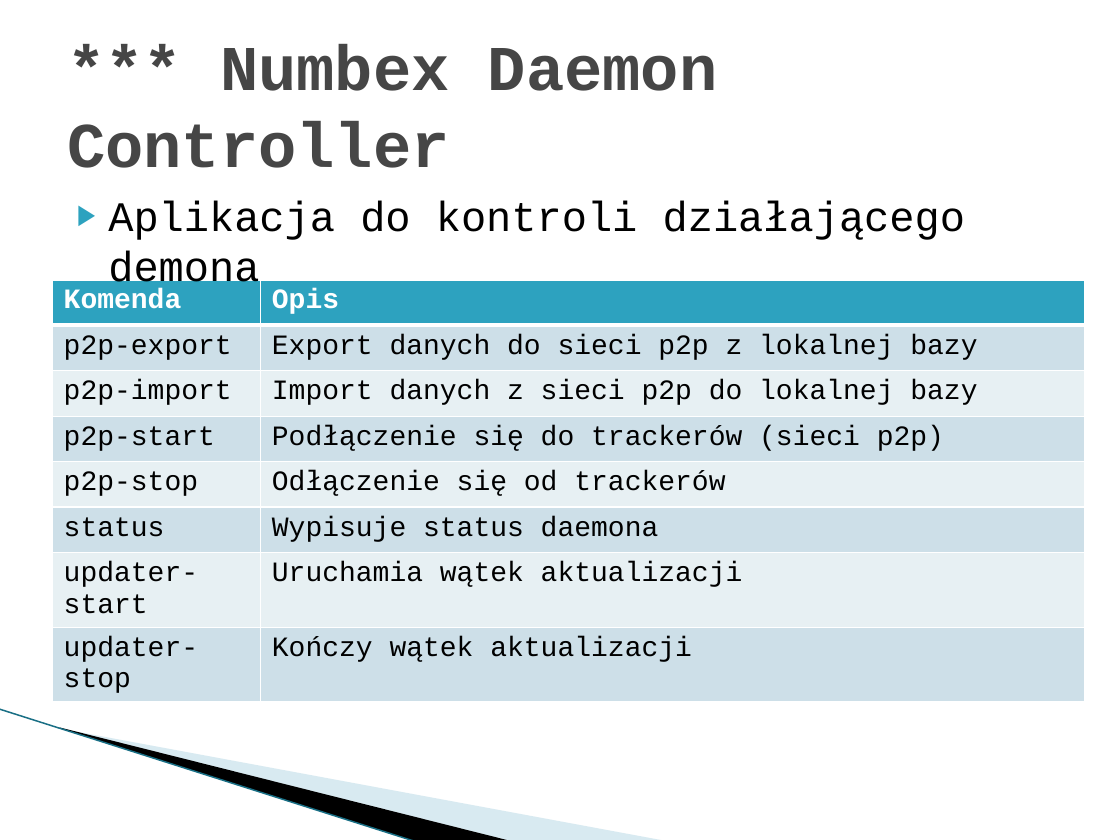
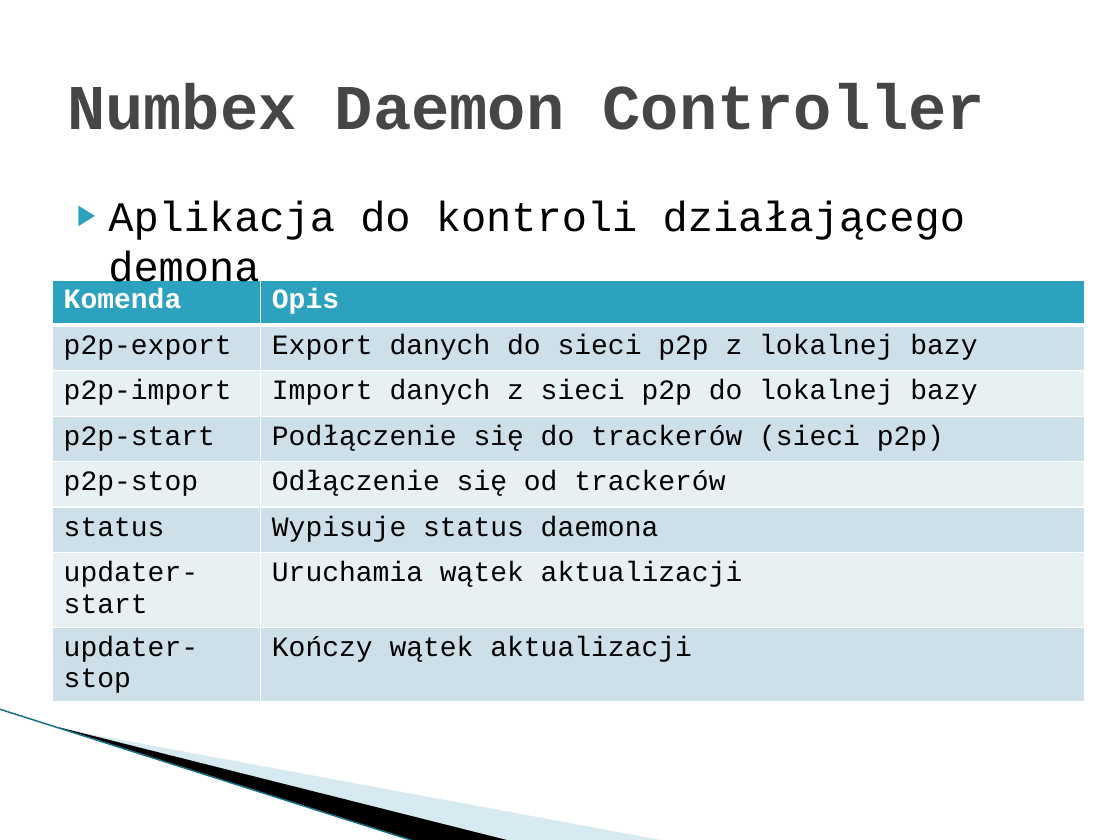
Before and after one commit to imbaczek/numbex, a slide deck: slide 16 of docs/NumbexFinalPresentation.pptx. Drawn at 1120x840 pixels with LibreOffice and Linux fonts; fonts in the diff are those of the drawing; background and template pictures are left out. Boxes give left, top, right and bottom in pixels: in the first picture for what was removed or moved away, otherwise in the second. Text is boxed around its words. In the diff, an @@ line names an element or a change of style, - is before the commit and + after.

Commit message:
presentation fix

```diff
--- a/docs/NumbexFinalPresentation.pptx
+++ b/docs/NumbexFinalPresentation.pptx
@@ title at box(67, 83, 986, 130): text changed @@
-*** Numbex Daemon Controller
+Numbex Daemon Controller
```
Also in this commit, not shown: 13 slides added.
